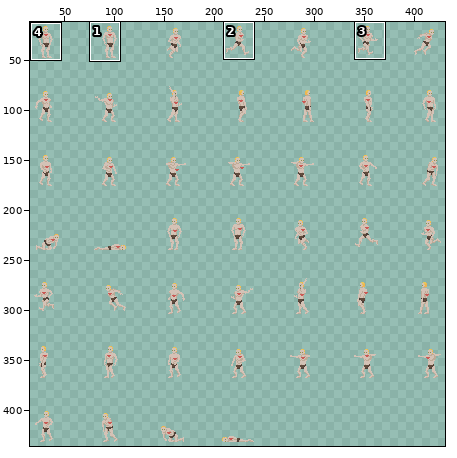
Edited in one commit: pixel-art file (Sprites/Player/Equipment/cape_front.aseprite). Above: a wide view before the commit, with the close-up outlined.
Close-up. Before:
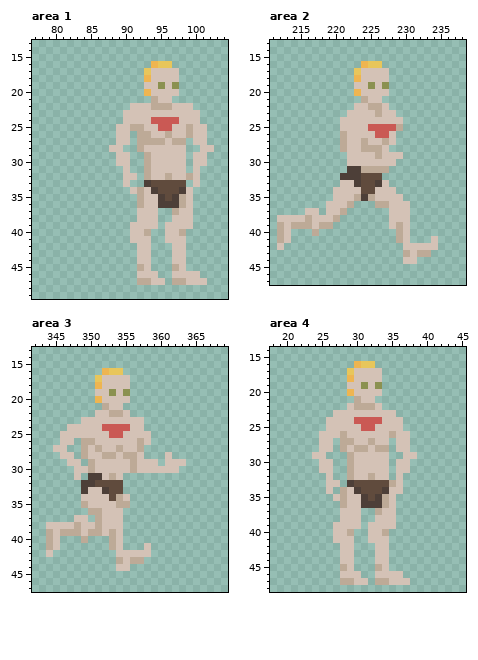
448x448 pixels, 1 frame. Shown: area 1: x 77..104, y 13..49; area 2: x 211..238, y 13..47; area 3: x 342..369, y 13..47; area 4: x 18..45, y 14..48. The wide view leaves out empty margins. The commit also changed other parts of the picture, which this record leaves out.
And afterwards:
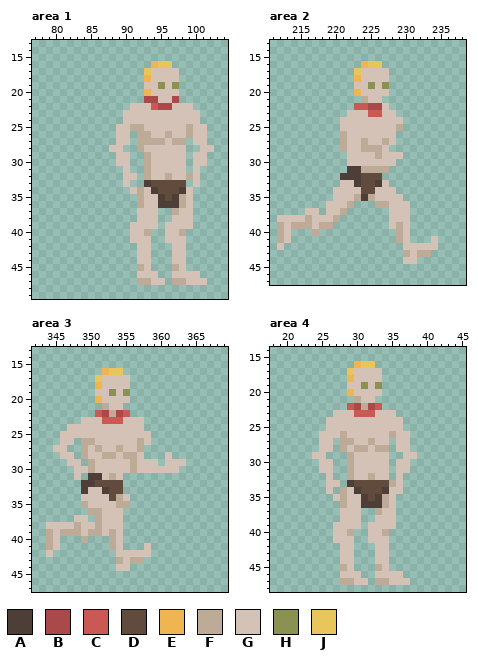
Palette (. is transparent): A #4d3f38  B #a94949  C #ca5954  D #604b3d  E #eeb551  F #bdaa97  G #d4c2b6  H #8b9150  J #e8c65b
The edit:
Changed rows in their new state; - is an unchanged pixel.
Area 1, layer "Layer 2":
first column x 93:
21 BB--B
22 -CBB-
24 -GGGG
25 --GG-
Area 2, layer "Layer 2":
first column x 223:
22 CCBB--
23 --CC--
25 --GGGG
26 ---GG-
Area 3, layer "Layer 2":
first column x 351:
22 CB-BC
23 -CCC-
24 -GGGG
25 --GG-
Area 4, layer "Layer 2":
first column x 29:
22 CB-BC
23 -CCC-
24 -GGGG
25 --GG-
Changed places in both close-ups, as pixel boxes (x1, y1, x2, y2):
changed: (144, 96, 179, 131)
changed: (354, 103, 396, 138)
changed: (95, 410, 130, 438)
changed: (347, 403, 382, 431)
